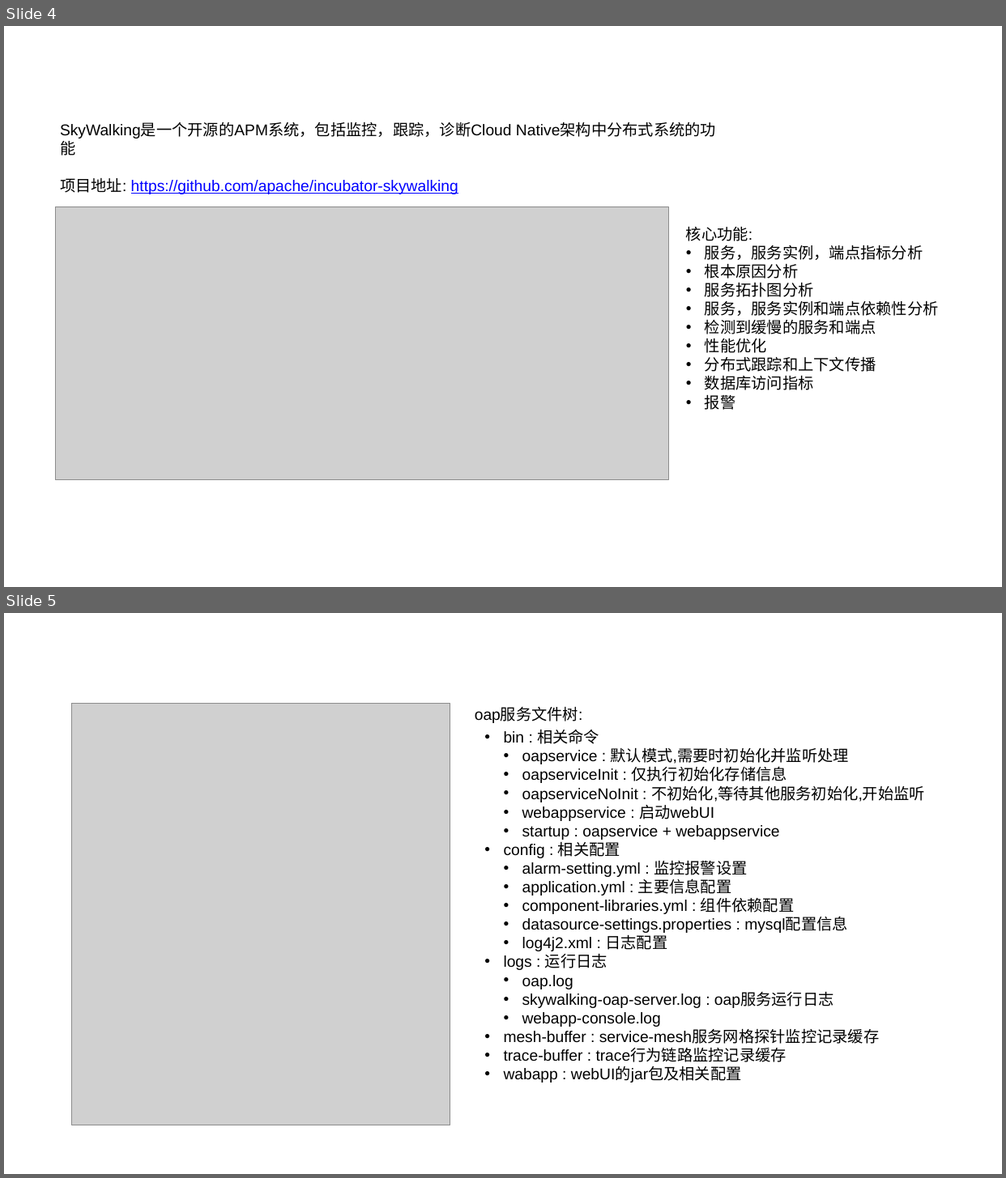
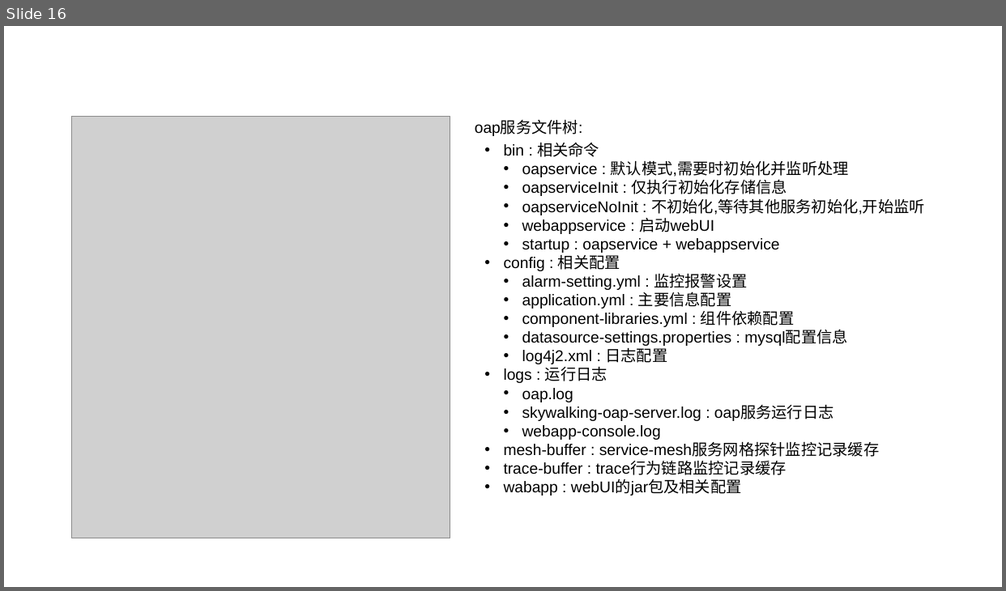
Before and after one commit to ainilili/data-structure-trees-demo, a slide deck: 数据结构之树.pptx. Shown one above the other, each under a label of ours: slides 4 and 5 before the commit, slide 16 after it. The pictures are 1006x1178 and 1006x591 pixels, drawn with LibreOffice and Linux fonts; fonts in the diff are those of the drawing; grey boxes stand for pictures; background and template pictures are left out. Boxes give left, top, right and bottom in pixels: in the first picture for what was removed or moved away, otherwise in the second. Text is boxed around its words. In the diff, an @@ line names an element or a change of style, - is before the commit and + after.

```diff
--- a/数据结构之树.pptx
+++ b/数据结构之树.pptx
@@ slide 4 removed at box(4, 26, 1002, 587), background picture (left out) @@
@@ text removed at box(189, 57, 868, 99) @@
-项目介绍
@@ text removed at box(60, 123, 512, 194) @@
-SkyWalking是一个开源的APM系统，包括监控，跟踪，诊断Cloud Native架构中分布式系统的功能
-项目地址: https://github.com/apache/incubator-skywalking
@@ picture removed at box(56, 207, 669, 480) @@
@@ text removed at box(686, 227, 939, 410) @@
-核心功能:
-• 服务，服务实例，端点指标分析
-• 根本原因分析
-• 服务拓扑图分析
-• 服务，服务实例和端点依赖性分析
-• 检测到缓慢的服务和端点
-• 性能优化
-• 分布式跟踪和上下文传播
-• 数据库访问指标
-• 报警
@@ what was slide 5 is now slide 16 @@
```
Also in this commit, not shown: 15 slides added, 3 other slides removed.
